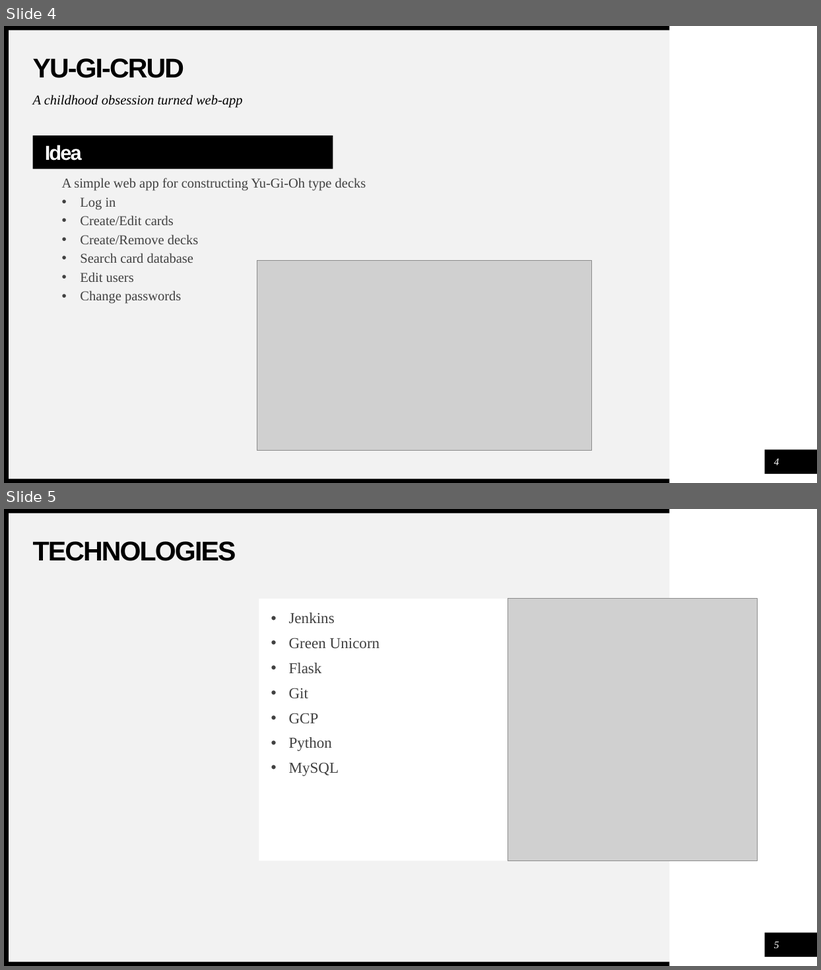
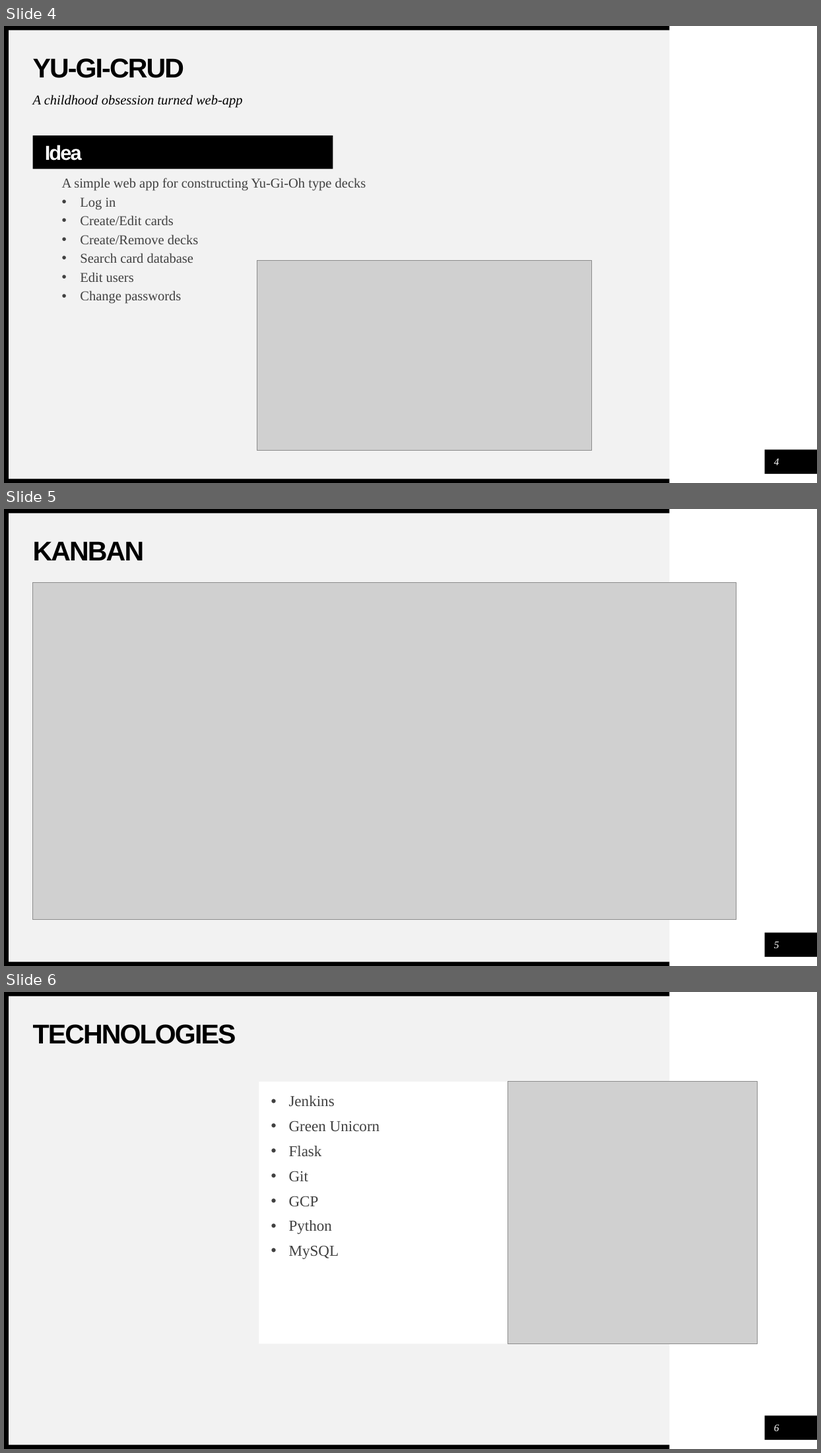
Before and after one commit to devops-cohort/piers, a slide deck: Images/Card_GamePresentation.pptx. Shown one above the other, each under a label of ours: slides 4 and 5 before the commit, slides 4, 5 and 6 after it. The pictures are 821x970 and 821x1453 pixels, drawn with LibreOffice and Linux fonts; fonts in the diff are those of the drawing; grey boxes stand for pictures. Boxes give left, top, right and bottom in pixels: in the first picture for what was removed or moved away, otherwise in the second. Text is boxed around its words. In the diff, an @@ line names an element or a change of style, - is before the commit and + after.

Commit message:
Presentation

```diff
--- a/Images/Card_GamePresentation.pptx
+++ b/Images/Card_GamePresentation.pptx
@@ slide 5 added at (4, 509, 817, 966), background #FFFFFF; not listed: 5 template elements that a slide beside it also shows @@
@@ title added at (33, 541, 145, 560), 32 pt, text #000000, bold @@
+KANBAN
@@ picture added at (32, 583, 737, 920) @@
@@ rectangle added at (677, 928, 764, 960), fill #FFFFFF, outline #FFFFFF 1 pt @@
@@ page number added at (774, 942, 780, 949), 12 pt, text #FFFFFF, italic @@
+5
@@ what was slide 5 is now slide 6 @@
@@ page number at (774, 1425, 780, 1432): text changed @@
-5
+6
```
Also in this commit, not shown: 1 slide changed.
